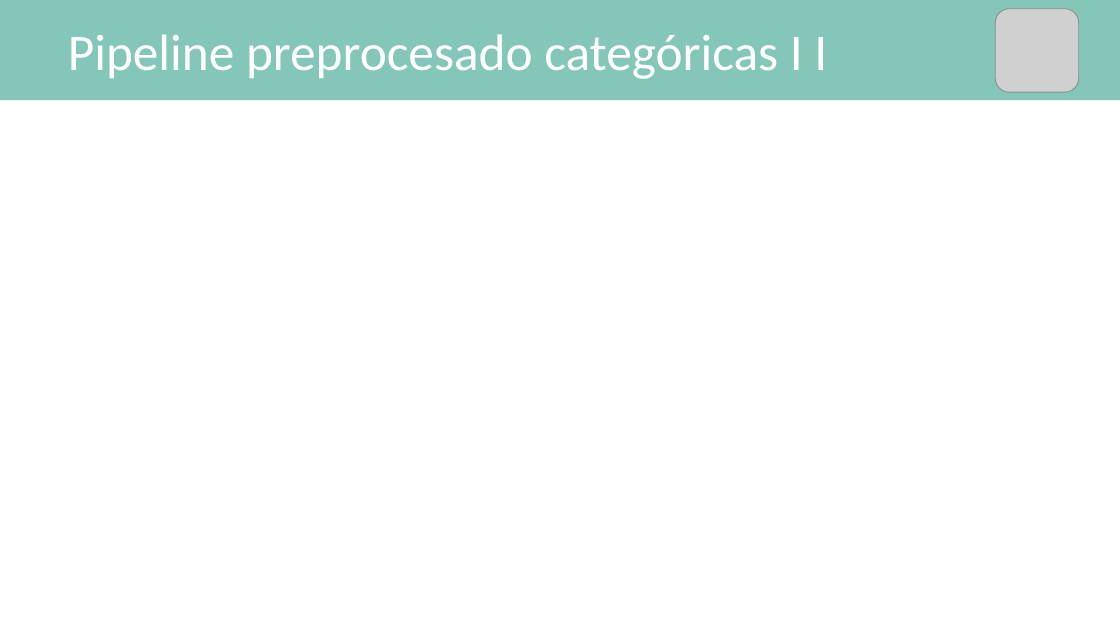
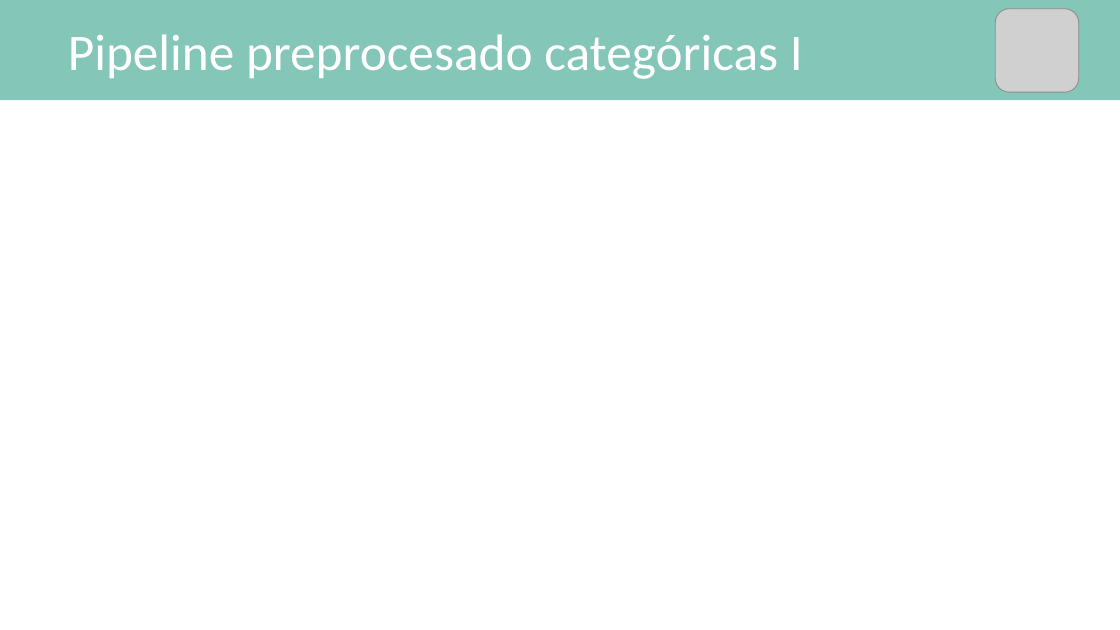
Before and after one commit to mPuchadesdo/Team-Challenge---Team-MPG, a slide deck: slide 6 of Team_MPG 1.pptx (slide 7 before the commit). Drawn at 1120x630 pixels with LibreOffice and Linux fonts; fonts in the diff are those of the drawing; grey boxes stand for pictures. Boxes give left, top, right and bottom in pixels: in the first picture for what was removed or moved away, otherwise in the second. Text is boxed around its words. In the diff, an @@ line names an element or a change of style, - is before the commit and + after.

```diff
--- a/Team_MPG 1.pptx
+++ b/Team_MPG 1.pptx
@@ text at [68, 34, 803, 79]: text changed @@
-Pipeline preprocesado categóricas I I
+Pipeline preprocesado categóricas I
```
Also in this commit, not shown: 1 other slide changed.
